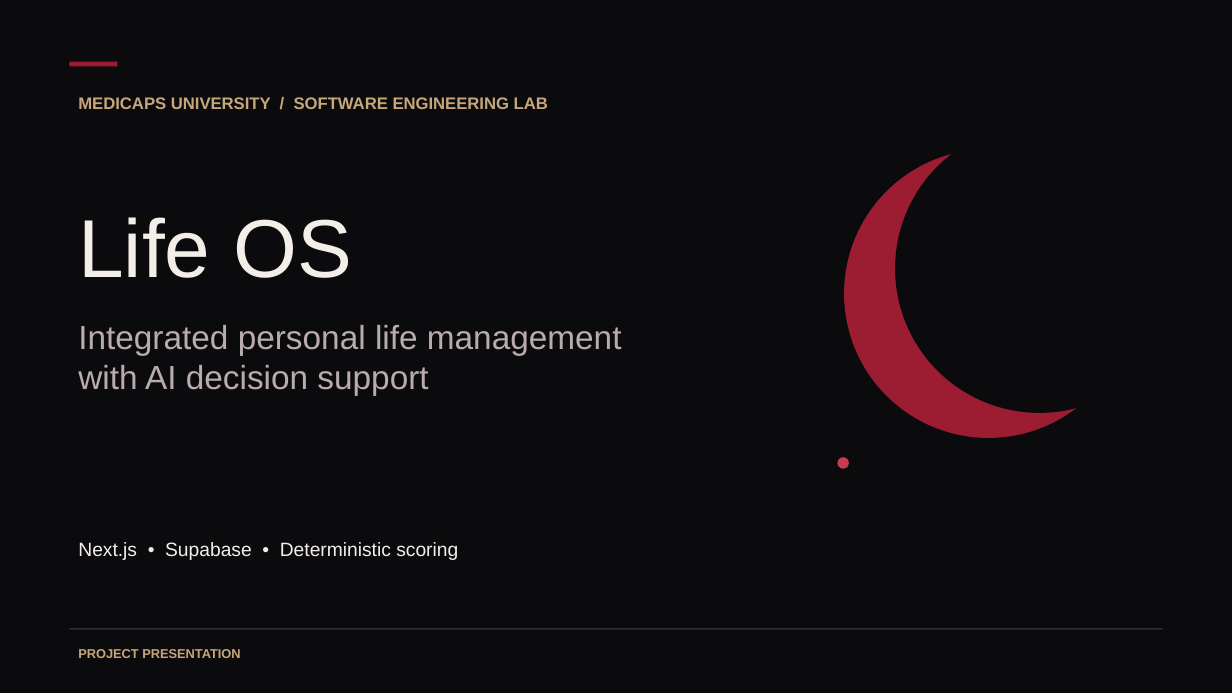
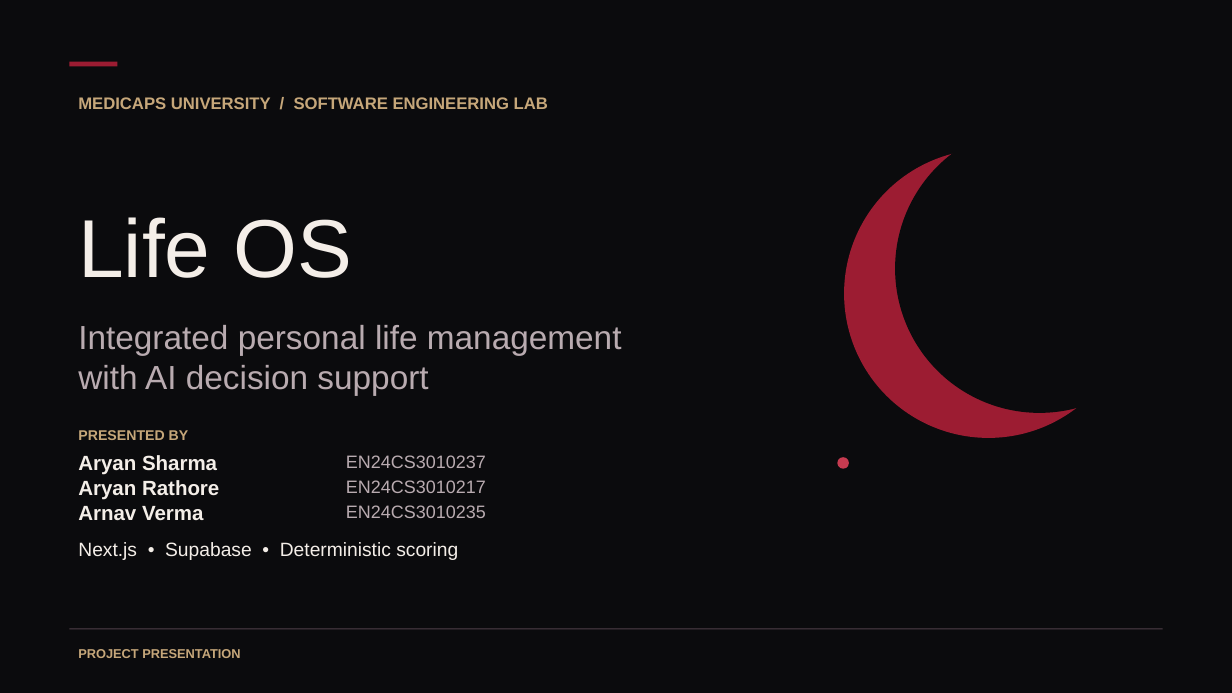
Before and after one commit to Aryan1846/life-os-academic-project, a slide deck: slide 1 of Life-OS-Presentation.pptx. Drawn at 1232x693 pixels with LibreOffice and Linux fonts; fonts in the diff are those of the drawing. Boxes give left, top, right and bottom in pixels: in the first picture for what was removed or moved away, otherwise in the second. Text is boxed around its words. In the diff, an @@ line names an element or a change of style, - is before the commit and + after.

Commit message:
Add presenter names and roll numbers to slides

```diff
--- a/Life-OS-Presentation.pptx
+++ b/Life-OS-Presentation.pptx
@@ text added at (78, 430, 189, 440), 11 pt, text #C6A77A, bold @@
+PRESENTED BY
@@ text added at (78, 455, 217, 475), 16 pt, text #F4EEE8, bold @@
+Aryan Sharma
@@ text added at (346, 455, 486, 468), 14 pt, text #B9ABB0 @@
+EN24CS3010237
@@ text added at (78, 480, 219, 500), 16 pt, text #F4EEE8, bold @@
+Aryan Rathore
@@ text added at (78, 506, 203, 521), 16 pt, text #F4EEE8, bold @@
+Arnav Verma
@@ text added at (346, 480, 486, 493), 14 pt, text #B9ABB0 @@
+EN24CS3010217
@@ text added at (346, 505, 486, 518), 14 pt, text #B9ABB0 @@
+EN24CS3010235
```
